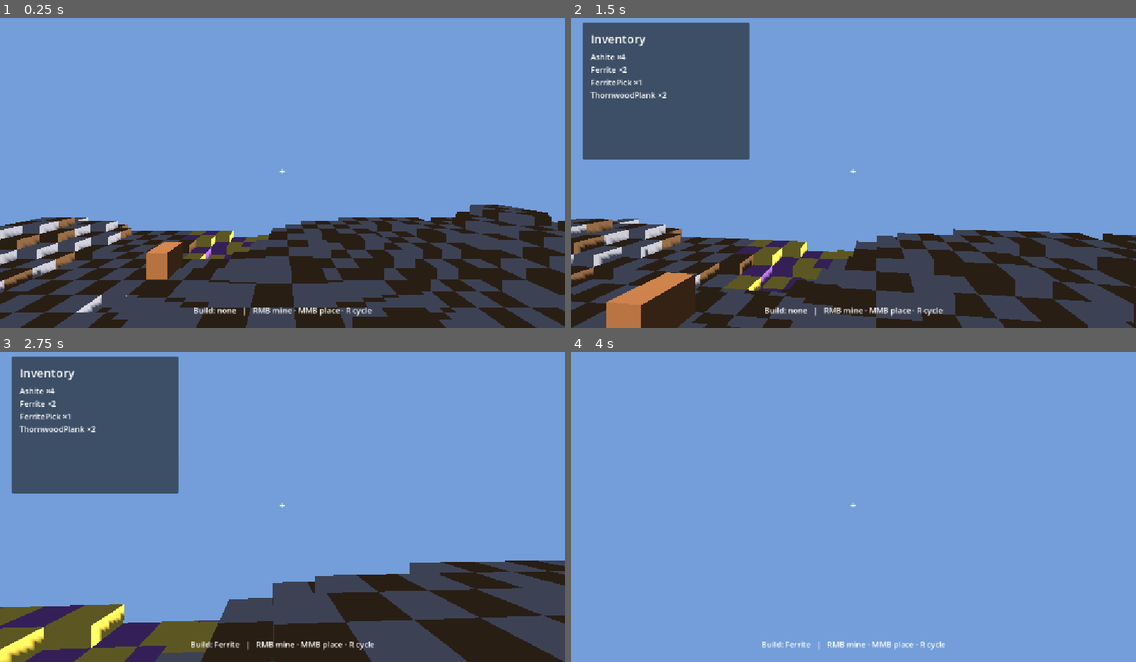
Above: before the commit, frames 1-4 (two rows, left to right).
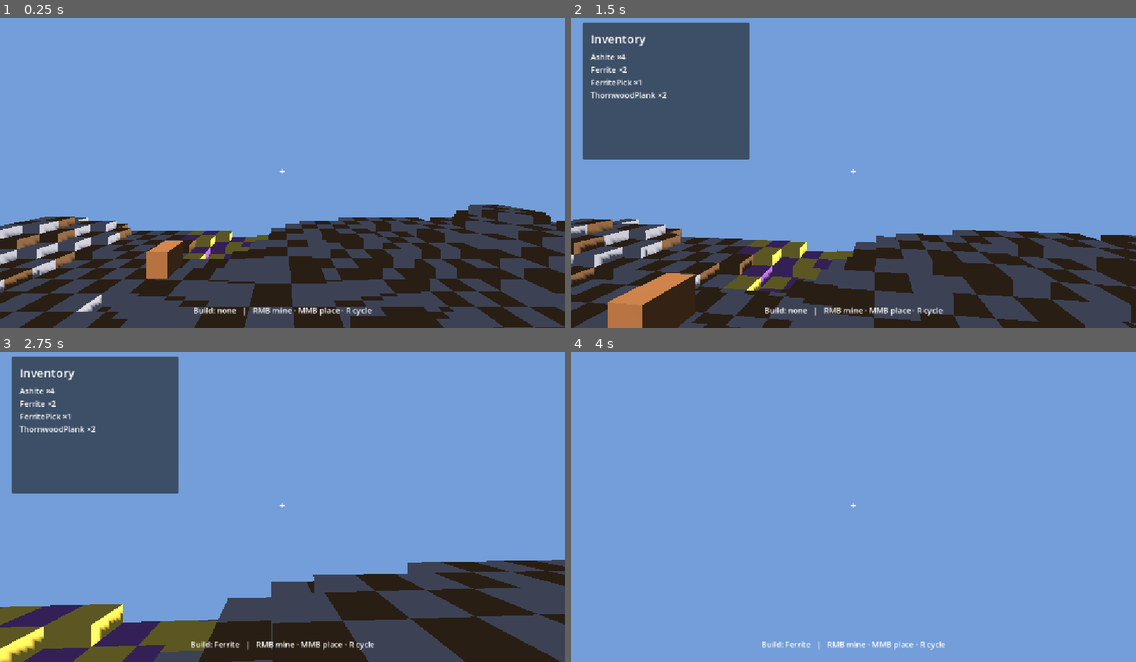
Above: after the commit, the same moments.

Repository: Tubaleviao/project-nihon
Game: Godot game, scene res://Main.tscn
Two runs of this game, one before a commit and one after it. Both use one fixed random seed, a clock stepped at 60 frames per second and the inputs below.
Inputs (mouse positions are in pixels of both pictures, inside the frame that each line leads up to):
- Up to frame 1 (0.25 s): no input
- Up to frame 2 (1.5 s): tap Enter (ui_accept) at 0.5, 0.77 s; move the mouse to (881, 166) at 0.52 s; hold W from 0.53 s (still down); tap I at 0.6 s; click (881, 166) at 0.67 s; move the mouse to (825, 169) at 1.27 s; tap F at 1.35 s
- Up to frame 3 (2.75 s): keep holding W; tap Enter (ui_accept) at 1.52 s; move the mouse to (293, 497) at 2.02 s; tap R at 2.1 s
- Up to frame 4 (4 s): keep holding W; move the mouse to (847, 507) at 2.77 s; tap I at 2.85 s; click (847, 507) at 2.92 s; tap Enter (ui_accept) at 3.02, 3.77 s; move the mouse to (893, 507) at 3.52 s; tap F at 3.6 s

The runs differ from the first frame. In frame 1, 1.8% of the frame differs, in the area x 0-100%, y 60-100%; in frame 2, 1.7%; in frame 3, 1.4%; in frame 4, nothing differs.

Commit message:
fix: stop test slices leaking into boot + restore research deadlines
- test_suite now detaches every queued-for-free slice from GameBus via a new
  GameBus.disconnect_all_from() helper. Previously queue_free() (deferred to
  end of frame) left test slices connected during the boot frame, so they
  re-ran save/load (3x slot writes), rebuilt chunks, and spammed crafting
  logs against production emissions.
- technology_slice.apply_statuses() re-schedules auto-completion for techs
  restored mid-'researching'. The save snapshot carries only the status
  string, not the deadline, so a reloaded researching tech would otherwise
  stay stuck forever.

Diff:
--- a/src/core/bus.gd
+++ b/src/core/bus.gd
@@ -198,3 +198,19 @@
 ## instance_id : String
 ## appearance  : Dictionary — the normalized appearance recipe
 signal character_appearance_changed(instance_id: String, appearance: Dictionary)
+
+# ---------------------------------------------------------------------------
+# Helpers
+# ---------------------------------------------------------------------------
+
+## Disconnect every GameBus connection whose bound object is `target`. Used by
+## the test suite to detach queued-for-free slices (queue_free is deferred to
+## end of frame) so they stop answering production bus emissions during the same
+## boot frame — otherwise a stale PersistenceSlice re-saves/re-loads the world
+## and stale VoxelSlice/CraftingSlice instances rebuild chunks and spam logs.
+func disconnect_all_from(target: Object) -> void:
+	for sig in get_signal_list():
+		var signal_name: String = sig["name"]
+		for conn in get_signal_connection_list(signal_name):
+			if conn["callable"].get_object() == target:
+				disconnect(signal_name, conn["callable"])
--- a/src/technology/technology_slice.gd
+++ b/src/technology/technology_slice.gd
@@ -128,6 +128,15 @@
 		if GameData.TECHNOLOGIES.has(tech_id):
 			_status[tech_id] = str(statuses[tech_id])
 	_research_end_at.clear()
+	# The saved snapshot carries only the status string, not the research
+	# deadline. Re-schedule auto-completion for any tech restored mid-research so
+	# it does not stay stuck in "researching" forever after a reload (the timer
+	# restarts from now — elapsed time is not persisted).
+	for tech_id in _status:
+		if _status[tech_id] == STATE_RESEARCHING:
+			var duration: float = float(_get_tech_data(tech_id).get("researchDuration", 0.0))
+			if duration > 0.0:
+				_research_end_at[tech_id] = Time.get_ticks_msec() + int(duration * 1000.0)
 
 # ---------------------------------------------------------------------------
 # Private
--- a/src/tests/test_suite.gd
+++ b/src/tests/test_suite.gd
@@ -99,6 +99,13 @@
 		push_error("TestSuite: %d test(s) FAILED" % _fail)
 	print("────────────────────────────────────────\n")
 
+	# Detach every test slice from the shared GameBus. They were queue_free()'d
+	# (deferred to end of frame), so without this they would still be connected
+	# while game_root boots the world and would re-run saves, loads, crafts and
+	# chunk builds against production emissions.
+	for child in get_children():
+		GameBus.disconnect_all_from(child)
+
 # ---------------------------------------------------------------------------
 # BattleSlice tests
 # ---------------------------------------------------------------------------
